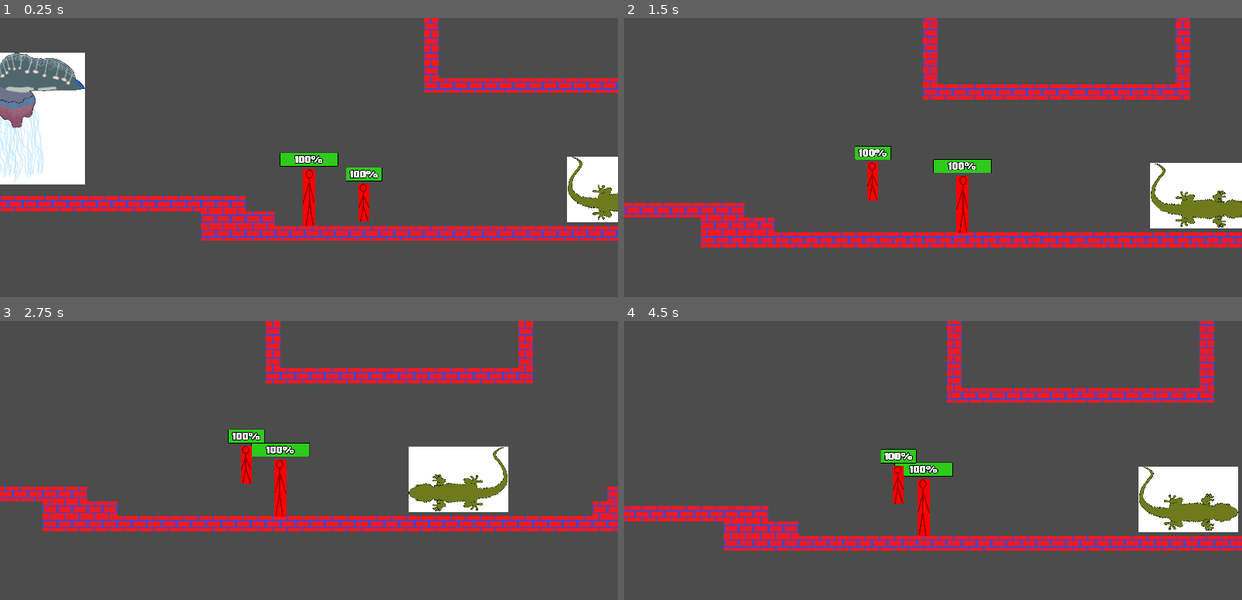
Above: before the commit, frames 1-4 (two rows, left to right).
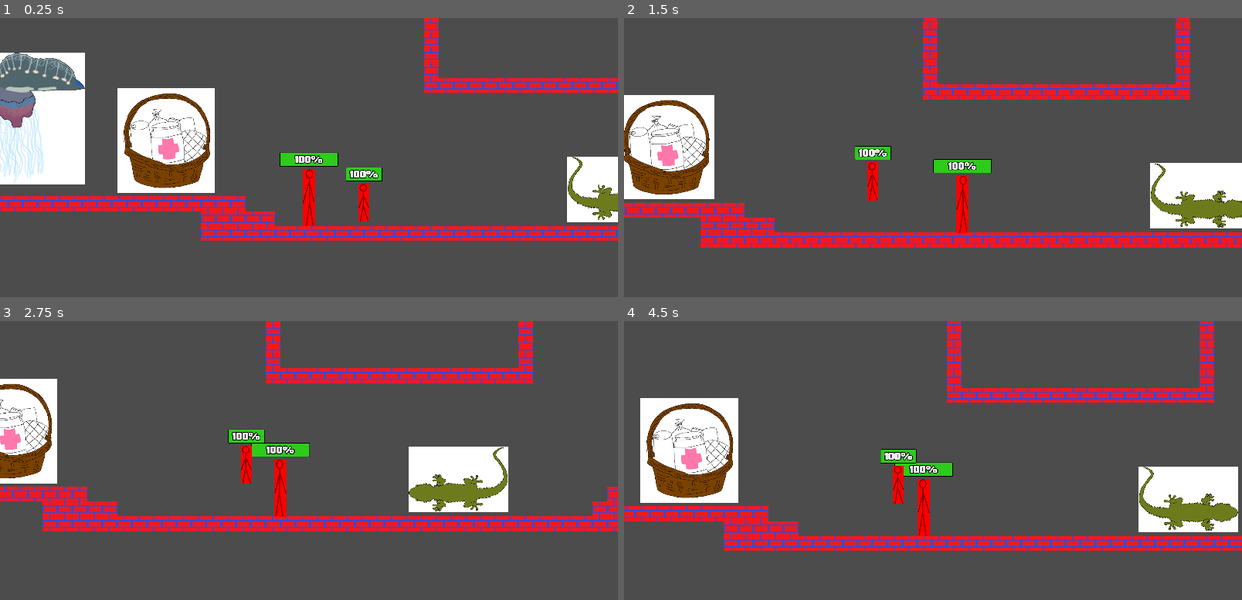
Above: after the commit, the same moments.

Repository: EyeBallTank/PROJECT-NORTUBEL-main-ish
Game: Godot game, scene res://src/levels/LevelTemplate3.tscn
Same seed, same stepped clock (60 frames per second), same inputs: the game is played once before the commit and once after it. This scene is started directly instead of the project's main scene.
Inputs:
- Up to frame 1 (0.25 s): no input
- Up to frame 2 (1.5 s): hold F (followme) 0.53-1.28 s; hold Right (right) from 0.53 s (still down); tap Up (jumpup) at 0.77 s; tap S (standstill) at 1.35 s
- Up to frame 3 (2.75 s): tap Up (jumpup) at 1.52 s; release Right (right) at 2.03 s; hold Left (left) from 2.03 s (still down); hold F (followme) from 2.03 s (still down)
- Up to frame 4 (4.5 s): release Left (left) at 2.78 s; release F (followme) at 2.78 s; hold Right (right) 2.78-4.28 s; tap S (standstill) at 2.85, 4.35 s; tap Up (jumpup) at 3.02, 3.77 s; hold F (followme) 3.53-4.28 s; hold Left (left) from 4.28 s (still down)

The runs differ from the first frame. In frame 1, 5.9% of the frame differs, in the area x 19-35%, y 25-63%; in frame 2, 5.4%; in frame 3, 3.4%; in frame 4, 5.9%, in the area x 2-19%, y 27-66%.

Commit message:
starting base for a health pickup

Diff:
--- /dev/null
+++ b/src/level_items/Health Pickup.tscn
@@ -0,0 +1,15 @@
+[gd_scene load_steps=3 format=2]
+
+[ext_resource path="res://assets/sprites/level_item_sprites/health pickup.PNG" type="Texture" id=1]
+
+[sub_resource type="RectangleShape2D" id=1]
+extents = Vector2( 192.5, 211.5 )
+
+[node name="Health Pickup" type="Area2D"]
+
+[node name="Sprite" type="Sprite" parent="."]
+texture = ExtResource( 1 )
+
+[node name="CollisionShape2D" type="CollisionShape2D" parent="."]
+position = Vector2( 1.5, -1.5 )
+shape = SubResource( 1 )
--- a/src/levels/LevelTemplate3.tscn
+++ b/src/levels/LevelTemplate3.tscn
@@ -10,6 +10,7 @@
 [ext_resource path="res://src/level_items/Coin test.tscn" type="PackedScene" id=8]
 [ext_resource path="res://src/level_objects/Gong checkpoint.tscn" type="PackedScene" id=9]
 [ext_resource path="res://src/level_objects/Jumppad.tscn" type="PackedScene" id=10]
+[ext_resource path="res://src/level_items/Health Pickup.tscn" type="PackedScene" id=11]
 [ext_resource path="res://src/level_objects/Soccer Ball.tscn" type="PackedScene" id=12]
 [ext_resource path="res://src/enemies/gecko enemy.tscn" type="PackedScene" id=13]
 [ext_resource path="res://src/npc_actors/npc placeholder.tscn" type="PackedScene" id=14]
@@ -87,3 +88,6 @@
 
 [node name="NPC test" parent="." instance=ExtResource( 14 )]
 position = Vector2( -3101, 434 )
+
+[node name="Health Pickup" parent="." instance=ExtResource( 11 )]
+position = Vector2( -150, 207 )
Binary file added: assets/sprites/level_item_sprites/health pickup.PNG
Not shown, added: assets/sprites/level_item_sprites/health pickup.PNG.import
Not shown: 1 places in src/levels/LevelTemplate3.tscn that only renumber resources
